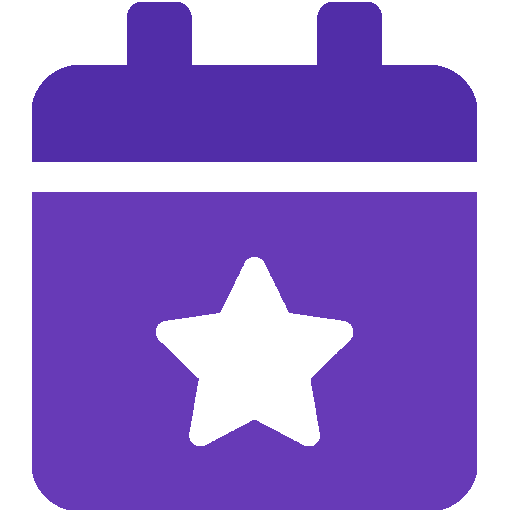
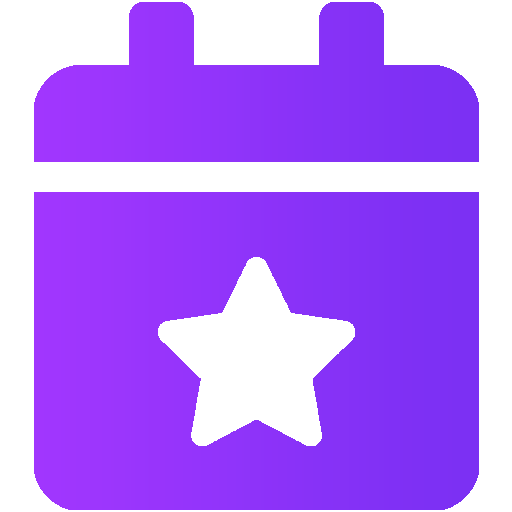
Layers edited between the first and the second (512, 512) image:
painted on "Layer 1" over [32,2,479,510]
removed layer "Rectangle 1" from group "android-chrome" over [32,130,477,447]
